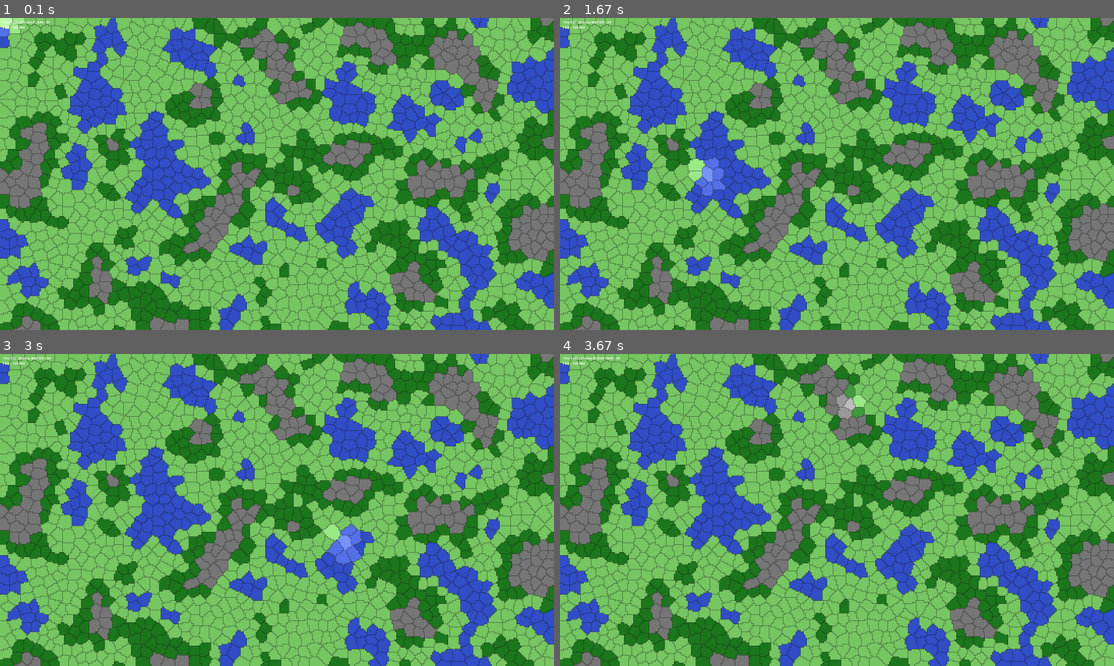
Above: before the commit, frames 1-4 (two rows, left to right).
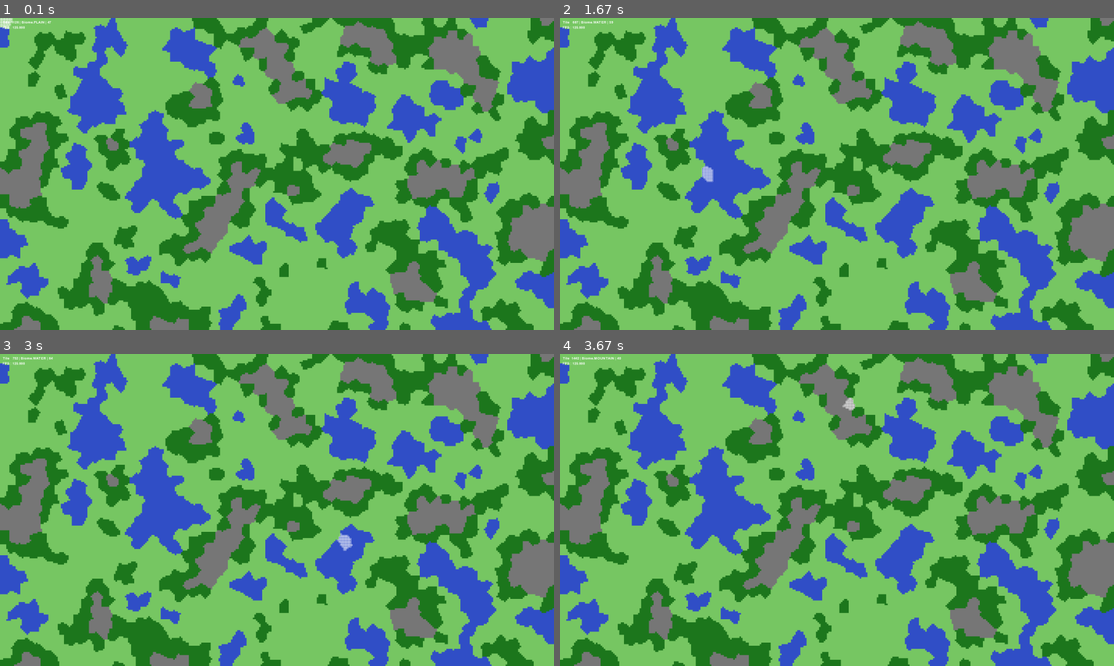
Above: after the commit, the same moments.

Repository: capdevillex/proj_info
Game: pygame game, started from run_project.py
Same seed, same stepped clock (60 frames per second), same inputs: the game is played once before the commit and once after it.
Inputs (mouse positions are in pixels of both pictures, inside the frame that each line leads up to):
- Up to frame 1 (0.1 s): no input
- Up to frame 2 (1.67 s): hold D 0.33-0.8 s; move the mouse to (814, 186) at 0.37 s; hold D 0.83-1.3 s; move the mouse to (1014, 164) at 0.87 s; hold S 1.33-1.63 s; move the mouse to (704, 177) at 1.37 s
- Up to frame 3 (3 s): hold D 1.67-2.3 s; move the mouse to (105, 463) at 1.7 s; hold S 2.33-2.7 s; move the mouse to (360, 400) at 2.37 s; hold D from 2.73 s (still down); move the mouse to (343, 538) at 2.77 s
- Up to frame 4 (3.67 s): release D at 3.2 s; hold D from 3.23 s (still down); move the mouse to (848, 403) at 3.27 s

The runs differ from the first frame. In frame 1, 14% of the frame differs, in the area x 0-100%, y 0-100%; in frame 2, 14%; in frame 3, 14%; in frame 4, 14%.

Commit message:
Rewrited the render pipeline for optimisation, on my pc we get from ~22FPS to ~200FPS with a bit of stuttering, good enough.

Diff:
--- a/ui/main_v2.py
+++ b/ui/main_v2.py
@@ -145,25 +145,118 @@
     def __init__(self):
         self.show_centers = False
 
-    def render(self, screen, game_map, cam, tile_size, hovered_tile, camera_x, camera_y, zoom, dt):
-        self.render_world(screen, game_map, cam, tile_size, hovered_tile, camera_x, camera_y, zoom)
+        self.map_surface = None
+        self.border_surface = None
+        self.map_dirty = True
+        self.border_dirty = True
+
+    def build_map_surface(self, game_map, tile_size):
+        """Méthode de pré-render, prépare la surface Pygame sur laquelle rendre la carte"""
+        width_px = game_map.width * tile_size
+        height_px = game_map.height * tile_size
+
+        surface = pygame.Surface((width_px, height_px))
+
+        for tile in game_map.tiles.values():
+            color = BIOME_COLORS[tile.biome]
+
+            for x, y in tile.cells:
+                surface.fill(
+                    color,
+                    (x * tile_size, y * tile_size, tile_size, tile_size),
+                )
+
+        return surface
+
+    def build_border_surface(self, game_map, tile_size):
+        """Méthode de pré-render, prépare la surface Pygame sur laquelle rendre les frontières des provinces"""
+        width_px = game_map.width * tile_size
+        height_px = game_map.height * tile_size
+
+        surface = pygame.Surface((width_px, height_px), pygame.SRCALPHA)
+
+        color = (20, 20, 20)
+
+        for y in range(game_map.height):
+            for x in range(game_map.width):
+                tile = game_map.grid[y][x]
+
+                for dx, dy in [(1, 0), (0, 1)]:
+                    nx, ny = x + dx, y + dy
+
+                    if 0 <= nx < game_map.width and 0 <= ny < game_map.height:
+                        if game_map.grid[ny][nx] != tile:
+                            px = x * tile_size
+                            py = y * tile_size
+
+                            if dx == 1:
+                                pygame.draw.line(
+                                    surface,
+                                    color,
+                                    (px + tile_size, py),
+                                    (px + tile_size, py + tile_size),
+                                    1,
+                                )
+                            if dy == 1:
+                                pygame.draw.line(
+                                    surface,
+                                    color,
+                                    (px, py + tile_size),
+                                    (px + tile_size, py + tile_size),
+                                    1,
+                                )
+
+        return surface
+
+    def render(self, screen, game_map, cam, tile_size, hovered_tile, dt):
+        self.render_world(screen, game_map, cam, tile_size)
         self.render_overlay(screen, game_map, cam, tile_size, hovered_tile)
         self.render_ui(screen, hovered_tile, dt)
 
-    def render_world(
-        self, screen, game_map, cam, tile_size, hovered_tile, camera_x, camera_y, zoom
-    ):
-        draw_map(screen, game_map, tile_size, cam, hovered_tile, camera_x, camera_y, zoom)
-        draw_borders(screen, game_map, tile_size, cam)
+    def render_world(self, screen, game_map, cam, tile_size):
+        if self.map_surface is None or self.map_dirty:
+            self.map_surface = self.build_map_surface(game_map, tile_size)
+            self.map_dirty = False
+
+        if self.border_surface is None or self.border_dirty:
+            self.border_surface = self.build_border_surface(game_map, tile_size)
+            self.border_dirty = False
+
+        view_rect = pygame.Rect(
+            int(cam.x),
+            int(cam.y),
+            int(screen.get_width() / cam.zoom),
+            int(screen.get_height() / cam.zoom),
+        )
+
+        sub = self.map_surface.subsurface(view_rect)
+        scaled = pygame.transform.scale(sub, screen.get_size())
+        screen.blit(scaled, (0, 0))
+
+        if cam.zoom > 1.2:  # BORDERS (LOD)
+            sub_b = self.border_surface.subsurface(view_rect)
+            scaled_b = pygame.transform.scale(sub_b, screen.get_size())
+            screen.blit(scaled_b, (0, 0))
 
     def render_overlay(self, screen, game_map, cam, tile_size, hovered_tile):
-        if self.show_centers:
-            draw_centers(screen, game_map, tile_size, cam)
+        if not hovered_tile:
+            return
+
+        color = (255, 255, 255)
+
+        for x, y in hovered_tile.cells:
+            wx = x * tile_size
+            wy = y * tile_size
+
+            sx, sy = world_to_screen(wx, wy, cam.x, cam.y, cam.zoom)
+            size = int(tile_size * cam.zoom)
+
+            pygame.draw.rect(screen, color, (sx, sy, size, size), 1)
 
     def render_ui(self, screen, hovered_tile, dt):
         if hovered_tile:
             text_info = font.render(
-                f"Tile {hovered_tile.id} | {hovered_tile.biome} | {hovered_tile.area}",
+                f"Tile {hovered_tile.id:>5} | {hovered_tile.biome:>7} | {hovered_tile.area}",
                 True,
                 (255, 255, 255),
             )
@@ -194,7 +287,7 @@
     running = True
 
     while running:
-        dt = clock.tick(120) / 1000
+        dt = clock.tick(350) / 1000
         window_w, window_h = screen.get_size()
         tile_size = compute_tile_size(window_w, window_h)
 
@@ -206,6 +299,8 @@
             if event.type == pygame.KEYDOWN:
                 if event.key == pygame.K_r:
                     print(" --- Regenerating map --- ")
+                    renderer.map_dirty = True
+                    renderer.border_dirty = True
                     seed = random.randint(0, 1000)
                     game_map = Map(WIDTH, HEIGHT, seed, avg_pts_per_tile=30, log=LOG_MAP_GENERATION)
 
@@ -221,9 +316,7 @@
 
         # -------- RENDER --------
         screen.fill((0, 0, 0))
-        renderer.render(
-            screen, game_map, camera, tile_size, hovered_tile, camera.x, camera.y, camera.zoom, dt
-        )
+        renderer.render(screen, game_map, camera, tile_size, hovered_tile, dt)
 
         pygame.display.flip()
 
